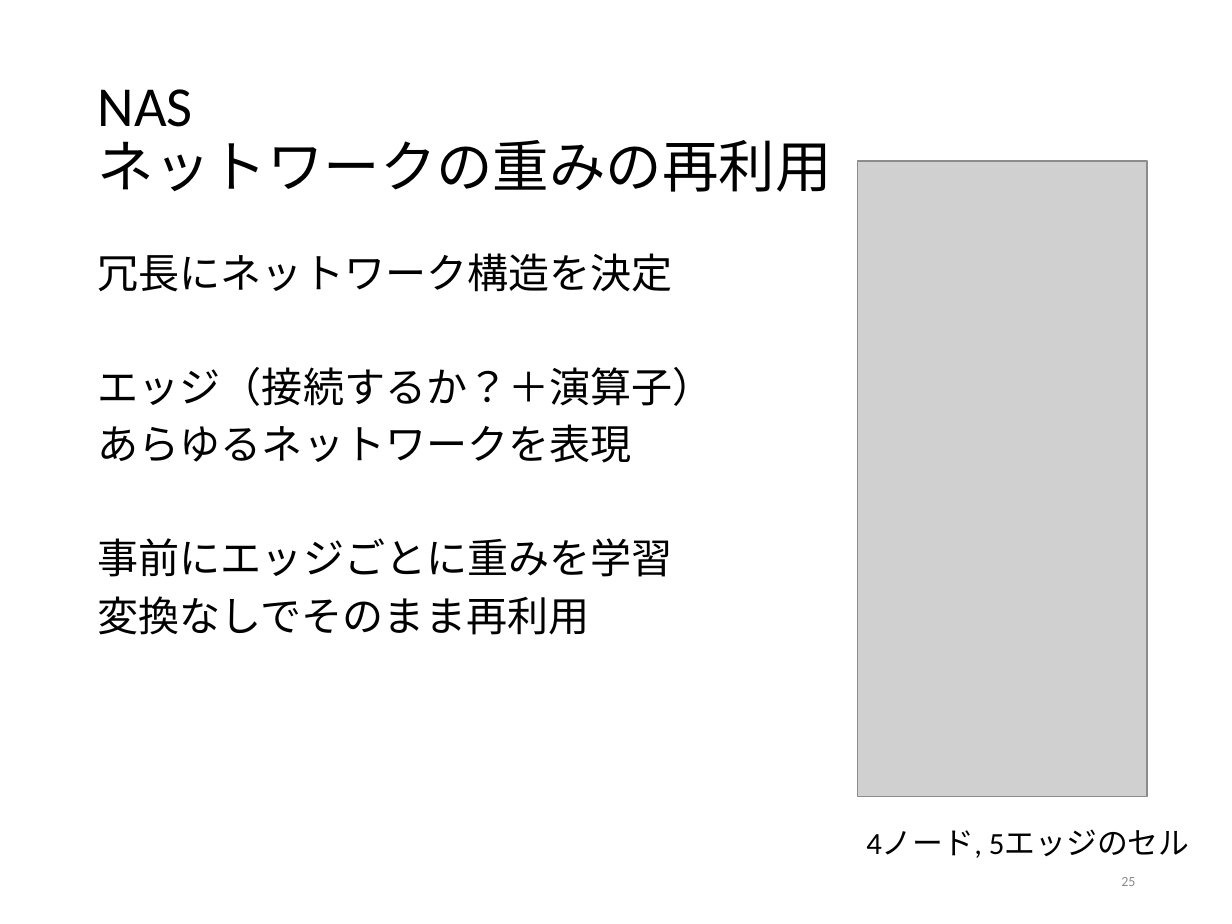
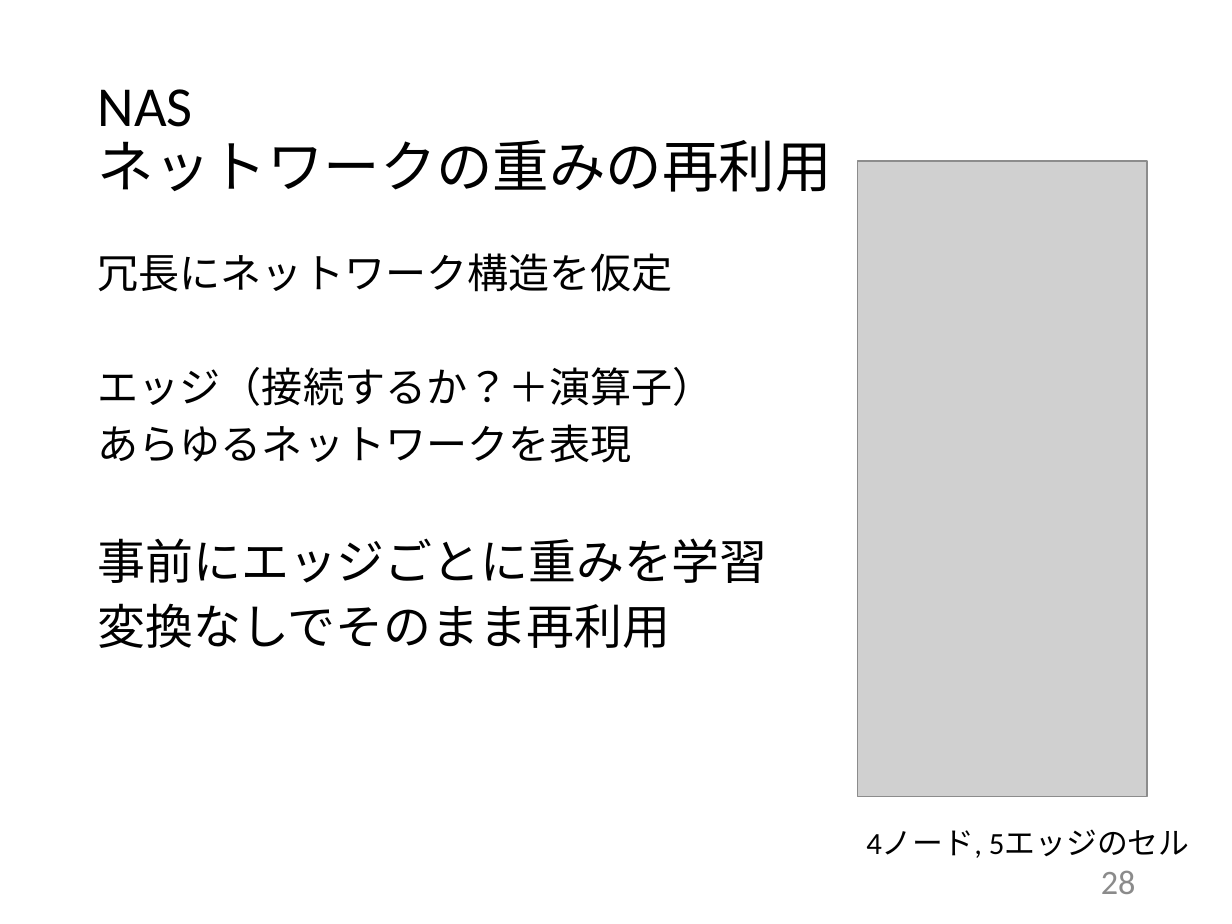
Before and after one commit to tatsuya-sugiyama/WeeklyReport, a slide deck: slide 28 of report/2020前期/2020sugiyama.pptx (slide 25 before the commit). Drawn at 1232x924 pixels with LibreOffice and Linux fonts; fonts in the diff are those of the drawing; grey boxes stand for pictures. Boxes give left, top, right and bottom in pixels: in the first picture for what was removed or moved away, otherwise in the second. Text is boxed around its words. In the diff, an @@ line names an element or a change of style, - is before the commit and + after.

```diff
--- a/report/2020前期/2020sugiyama.pptx
+++ b/report/2020前期/2020sugiyama.pptx
@@ text at (x1=98, y1=253, x2=673, y2=292): text changed @@
-冗長にネットワーク構造を決定
+冗長にネットワーク構造を仮定
@@ text at (x1=98, y1=538, x2=768, y2=648): size 24 to 28 pt in "事前にエッジごとに重みを学習", "変換なしでそのまま再利用" @@
@@ page number at (x1=1101, y1=870, x2=1136, y2=894): text changed; size 8.2 to 20 pt @@
-25
+28
```
Also in this commit, not shown: 28 other slides changed, 3 slides added, 3 other files.
